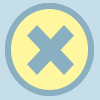
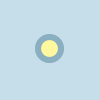
Layered file, before and after one edit (100 × 100). Changes by layer:
added layer "Ellipse 2 copy" above "Ellipse 2" over (35, 34, 64, 63)
added layer "Ellipse 2" (28%) above "Group 1" over (35, 34, 64, 63)
moved "Shape 1 copy" into group "Group 1" over (27, 25, 74, 75)
moved "Shape 1" into group "Group 1" over (27, 25, 74, 75)
moved "Ellipse 1 copy" into group "Group 1" over (5, 3, 94, 96)
moved "Ellipse 1" into group "Group 1" over (5, 3, 94, 96)
